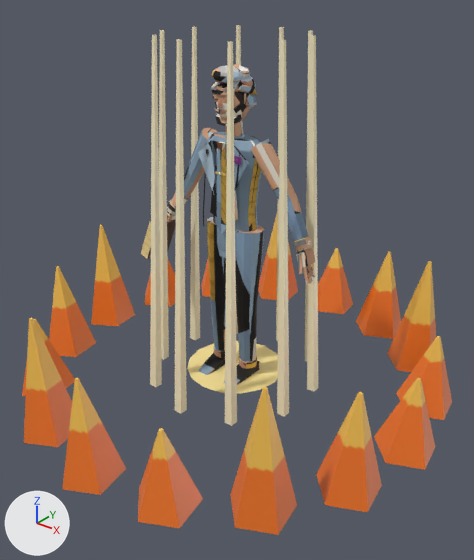
An edit to the glTF model public/assets/fighters/gideon.glb, drawn before and after from the same camera.
Before and after are seen from a 50 mm camera at (2.17, -2.7, 2.32) aimed at (0.1, -0.1, 0.71). Arrows for +X, +Y and +Z are at lower left; the lights stay in place. The first picture is the older version. Vertices at exactly the same position are counted once.

Before the edit, the objects in view are built like this:
```python
me_fx_brimstone = bpy.data.meshes.new('fx_brimstone')
me_fx_brimstone.from_pydata(...)  # 240 vertices, 376 faces; spans x -1.32..1.3, y -1.32..1.3, z -0.01..2.0
me_fx_brimstone.materials.append(mat_props)
me_fx_plate = bpy.data.meshes.new('fx_plate')
me_fx_plate.from_pydata(...)  # 136 vertices, 268 faces; spans x -0.3..0.3, y -0.3..0.3, z 0.0..0.05
me_fx_plate.materials.append(mat_props)
me_gideon_body = bpy.data.meshes.new('gideon_body')
me_gideon_body.from_pydata(...)  # 1660 vertices, 2902 faces; spans x -0.6..0.54, y -0.22..0.12, z 0.0..1.85
# faces by material slot: [2646, 256]
me_gideon_body.materials.append(mat_body)
me_gideon_body.materials.append(mat_props)
ob_fx_brimstone = bpy.data.objects.new('fx_brimstone', me_fx_brimstone)
ob_fx_brimstone.location = (0.0, 0.0, 0.0)
ob_fx_plate = bpy.data.objects.new('fx_plate', me_fx_plate)
ob_fx_plate.location = (0.0, 0.0, 0.0)
ob_gideon_body_001 = bpy.data.objects.new('gideon_body.001', me_gideon_body)
ob_gideon_body_001.location = (0.0, 0.0, 0.0)
```
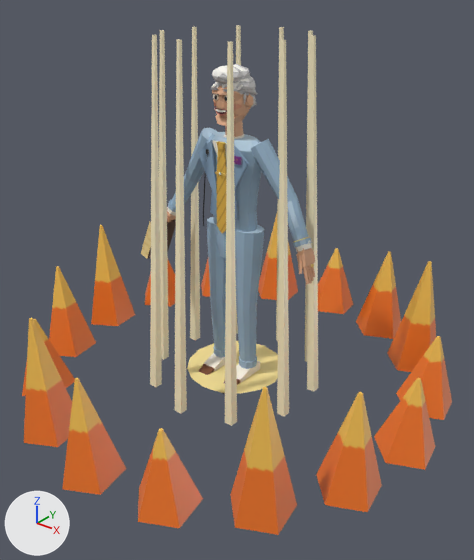
Patch to the scene script:
```diff
--- a/public/assets/fighters/gideon.glb.py
+++ b/public/assets/fighters/gideon.glb.py
@@ me_gideon_body @@
 # used by ob_gideon_body_001; location = (0.0, 0.0, 0.0)
-me_gideon_body.from_pydata(...)  # 1660 vertices, 2902 faces; spans x -0.6..0.54, y -0.22..0.12, z 0.0..1.85
+me_gideon_body.from_pydata(...)  # 1890 vertices, 3322 faces; spans x -0.6..0.54, y -0.22..0.12, z 0.0..1.85
+# me_gideon_body part 1: 7 vertices moved within x -0.04..0.04, y -0.12..-0.11, z 1.62..1.65; 1 vertex removed from x 0.0, y -0.14, z 1.66; 183 vertices added at x -0.07..0.07, y -0.15..-0.06, z 1.61..1.72
+# me_gideon_body part 2: 2632 kept faces spanning x -0.54..0.54, y -0.22..0.12, z 0.0..1.85 get new texture (UV) coordinates
+# other edits to the shape of me_gideon_body do not show in these pictures
 me_gideon_body.materials.append(mat_body)
```

Where the change shows, as pixel boxes (x1, y1, x2, y2) in the pictures (474 x 560 px):
part 1 of me_gideon_body, built on: before (215, 97, 227, 115); after (211, 93, 237, 116)
part 2 of me_gideon_body, surface changed: (167, 64, 315, 385) in both
